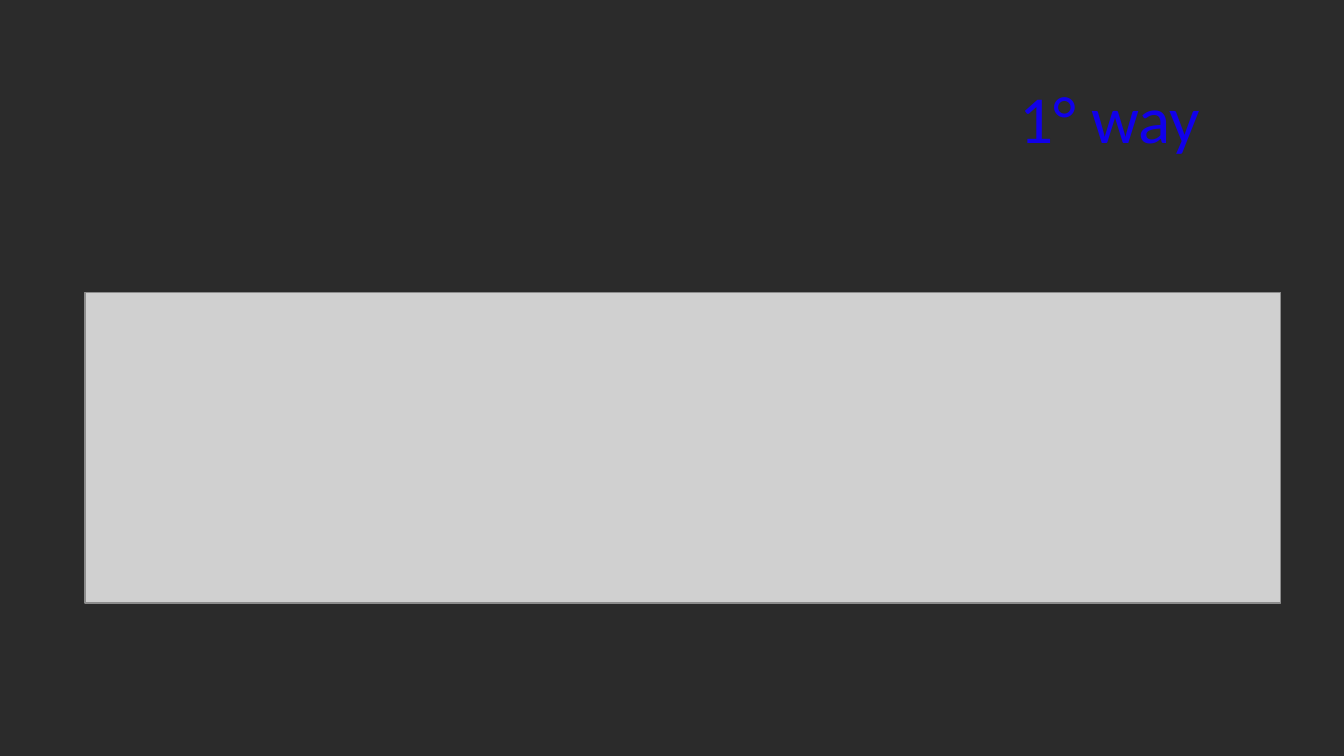
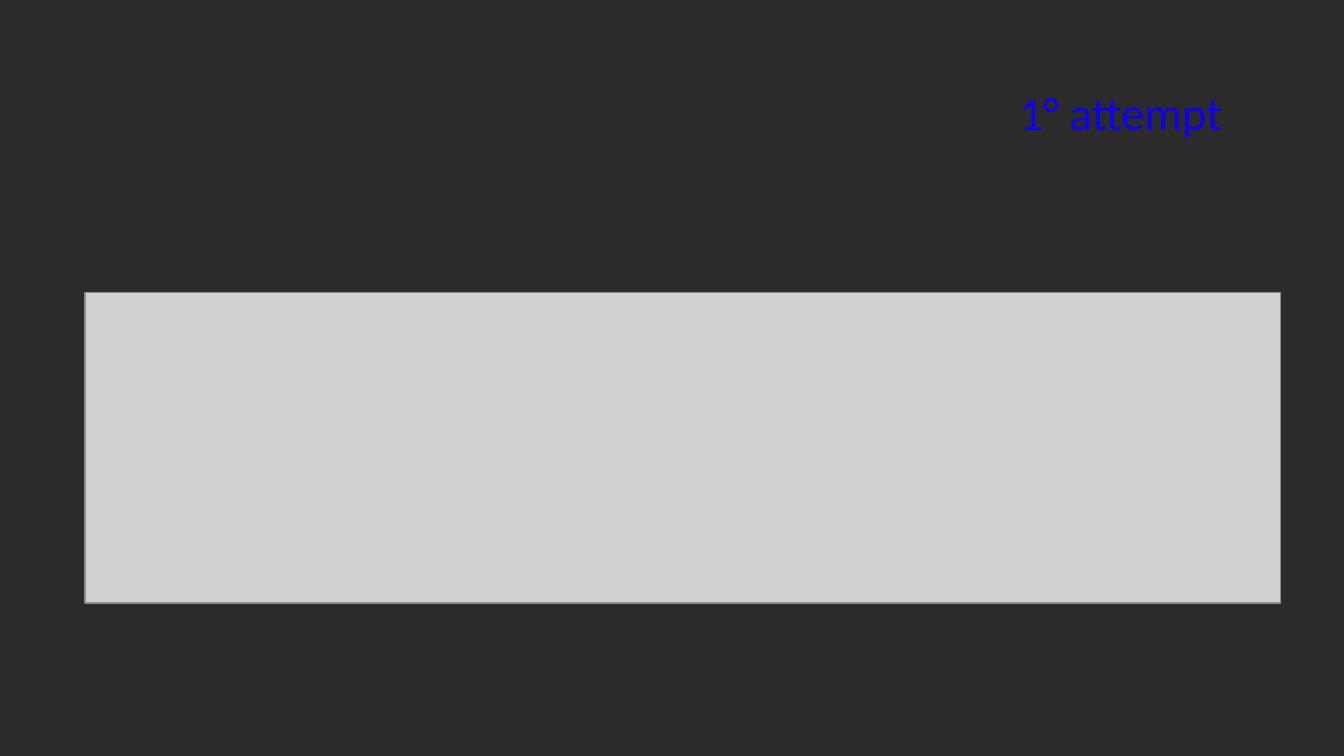
Before and after one commit to GabriM97/CryptoWolf, a slide deck: slide 28 of Student Presentation/Student_Presentation.odp (slide 27 before the commit). Drawn at 1344x756 pixels with LibreOffice and Linux fonts; fonts in the diff are those of the drawing; grey boxes stand for pictures; background and template pictures are left out; a plain dark background stands for a picture behind light text. Boxes give left, top, right and bottom in pixels: in the first picture for what was removed or moved away, otherwise in the second. Text is boxed around its words. In the diff, an @@ line names an element or a change of style, - is before the commit and + after.

```diff
--- a/Student Presentation/Student_Presentation.odp
+++ b/Student Presentation/Student_Presentation.odp
@@ title at (x1=1019, y1=98, x2=1223, y2=138): text changed; size 36 to 25.2 pt @@
-1° way
+1° attempt
```
Also in this commit, not shown: 17 other slides changed, 4 slides added, 3 slides removed, 5 other files.
